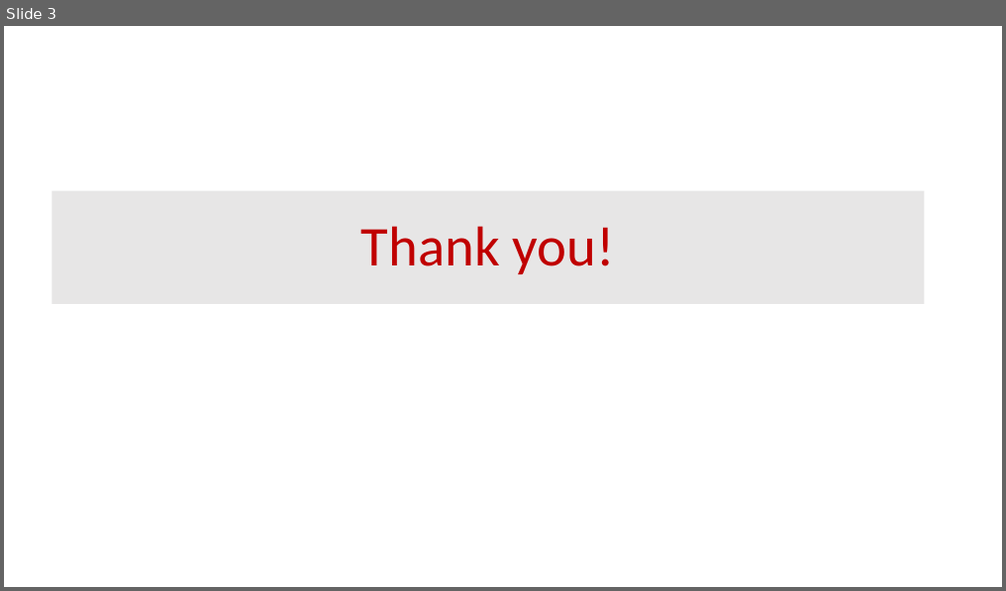
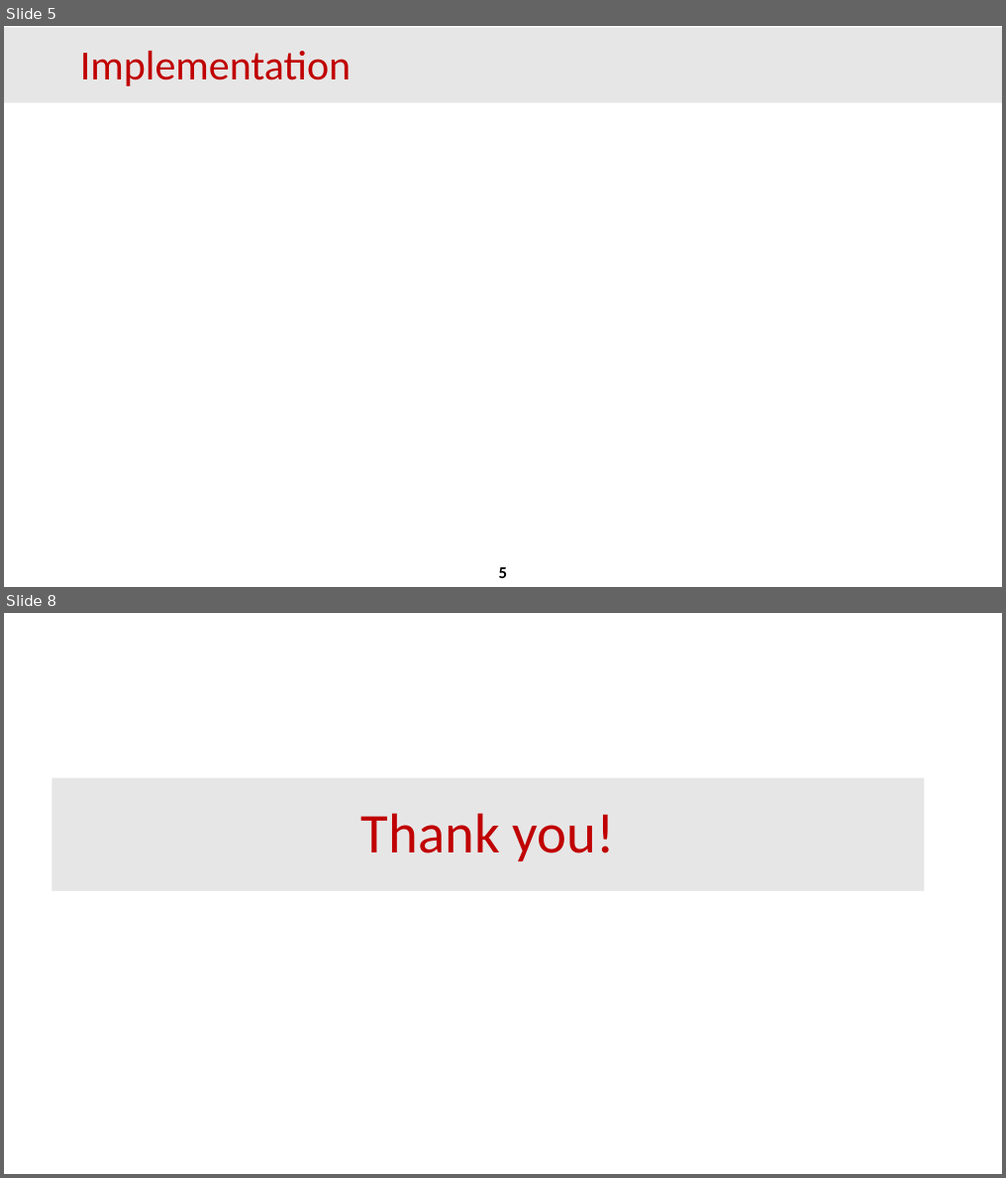
Before and after one commit to AWSGoPokes/aws-iot, a slide deck: docs/Presentation.pptx. Shown one above the other, each under a label of ours: slide 3 before the commit, slides 5 and 8 after it; the slides between them are not shown. The pictures are 1006x591 and 1006x1178 pixels, drawn with LibreOffice and Linux fonts; fonts in the diff are those of the drawing; background and template pictures are left out. Boxes give left, top, right and bottom in pixels: in the first picture for what was removed or moved away, otherwise in the second. Text is boxed around its words. In the diff, an @@ line names an element or a change of style, - is before the commit and + after.

```diff
--- a/docs/Presentation.pptx
+++ b/docs/Presentation.pptx
@@ slide 5 added at (x1=4, y1=26, x2=1002, y2=587), background #FFFFFF @@
@@ rectangle added at (x1=4, y1=28, x2=1002, y2=103), fill #E7E6E6 @@
@@ title added at (x1=80, y1=51, x2=350, y2=86), 40 pt, text #C00000 @@
+Implementation
@@ page number added at (x1=499, y1=568, x2=507, y2=578), 16 pt, text #000000, bold @@
+5
@@ what was slide 3 is now slide 8 @@
```
Also in this commit, not shown: 2 slides changed, 4 other slides added.
